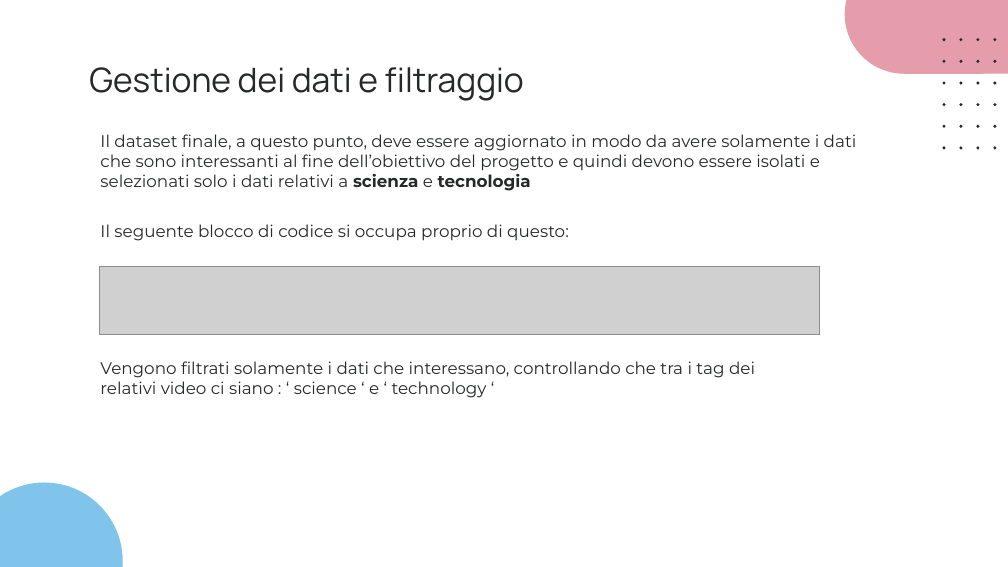
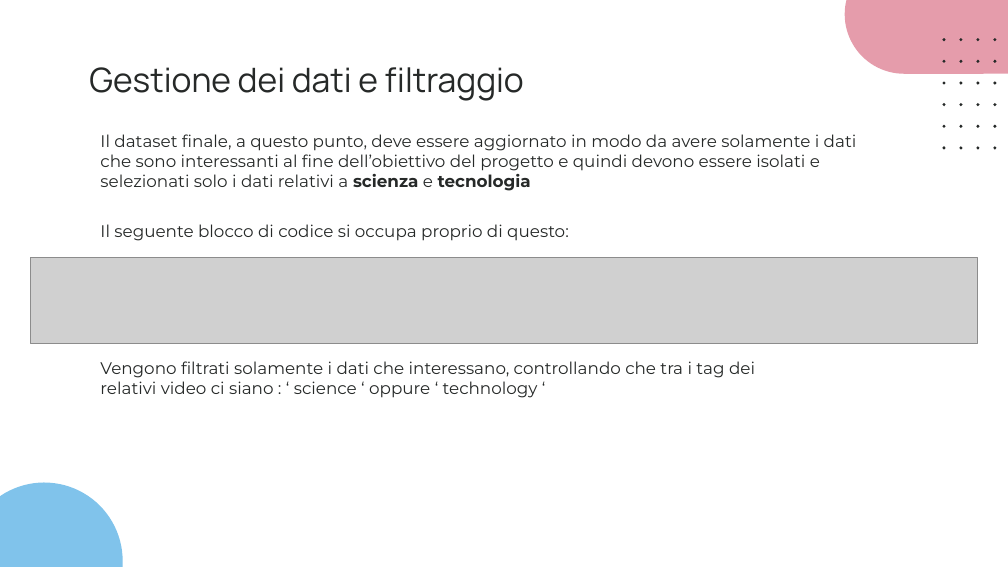
Before and after one commit to slocatelli30/CommuniTEDx, a slide deck: slide 20 of Progetto2.0/CommuniTEDx_2.0.pptx. Drawn at 1008x567 pixels with LibreOffice and Linux fonts; fonts in the diff are those of the drawing; grey boxes stand for pictures. Boxes give left, top, right and bottom in pixels: in the first picture for what was removed or moved away, otherwise in the second. Text is boxed around its words. In the diff, an @@ line names an element or a change of style, - is before the commit and + after.

```diff
--- a/Progetto2.0/CommuniTEDx_2.0.pptx
+++ b/Progetto2.0/CommuniTEDx_2.0.pptx
@@ picture resized from (x1=100, y1=266, x2=820, y2=335) to (x1=30, y1=257, x2=977, y2=344) @@
@@ text at (x1=100, y1=361, x2=755, y2=398): text changed @@
-Vengono filtrati solamente i dati che interessano, controllando che tra i tag dei relativi video ci siano : ‘ science ‘ e ‘ technology ‘
+Vengono filtrati solamente i dati che interessano, controllando che tra i tag dei relativi video ci siano : ‘ science ‘ oppure ‘ technology ‘
```
Also in this commit, not shown: 2 other slides changed, 2 other files.
